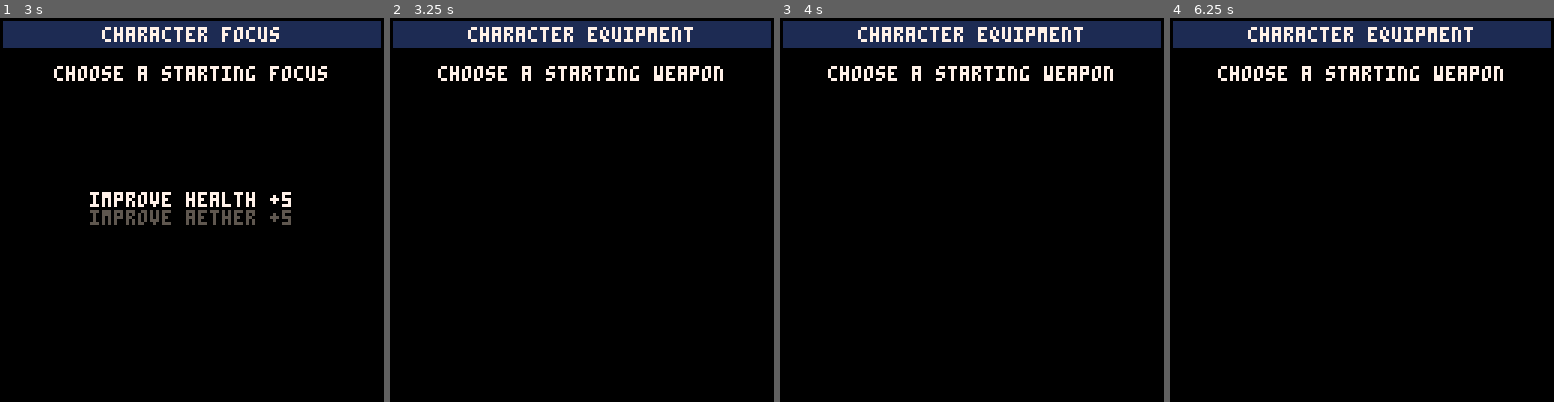
Above: before the commit, frames 1-4 (left to right).
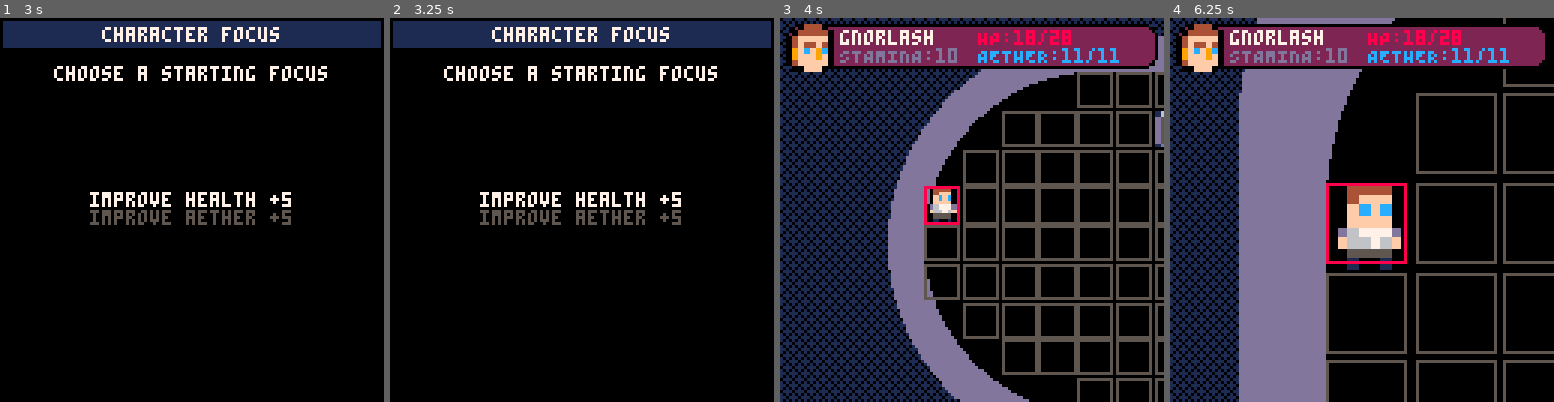
Above: after the commit, the same moments.

Repository: bancliffe/arena
Game: PICO-8 cartridge arena.p8
Same seed, same stepped clock (60 frames per second), same inputs: the game is played once before the commit and once after it.
Inputs:
- Up to frame 1 (3 s): tap O (Z key) at 0.33, 0.7, 1.43, 2.22 s; tap X (X key) at 1.07, 2.07, 2.4, 2.73 s; hold Left 1.97-2.37 s; hold Down 2.42-2.82 s; hold Right from 2.87 s (still down)
- Up to frame 2 (3.25 s): keep holding Right; tap X (X key) at 3.07 s; tap O (Z key) at 3.1 s
- Up to frame 3 (4 s): tap X (X key) at 3.4, 3.73 s; release Right at 3.53 s; hold Up from 3.58 s (still down); tap O (Z key) at 3.98 s
- Up to frame 4 (6.25 s): tap X (X key) every 0.33 s from 4.07 to 6.07 s; release Up at 4.08 s; hold Right 4.13-4.53 s; hold Down 4.58-5.08 s; tap O (Z key) at 4.87, 5.75 s; hold Left 5.13-5.8 s; hold Up 5.85-6.18 s; hold Left from 6.23 s (still down)

Frame 1 is identical in both runs. In frame 2, 3.8% of the frame differs, in the area x 12-87%, y 2-54%; in frame 3, 53%, in the area x 0-100%, y 0-100%; in frame 4, 51%.

Commit message:
Refactor character management: move character and enemy functions to game_data.lua, remove character.lua, and update arena initialization; add starting bonus, focus, and weapon popups

Diff:
--- a/arena.p8
+++ b/arena.p8
@@ -3,33 +3,12 @@
 __lua__
 #include main.lua
 #include utils.lua
-#include character.lua
+#include game_data.lua
 #include screens\screen_arena.lua
 #include screens\screen_menu.lua
-…(24 lines of a section not shown)…
+#include screens\popups\starting_bonus.lua
+#include screens\popups\starting_focus.lua
+#include screens\popups\starting_weapon.lua
 
 
 
--- a/character.lua
+++ b/game_data.lua
@@ -107,6 +107,7 @@
         w.speed=tonum(weapon_fields[6])
         w.traits=split(weapon_fields[7],";")
         add(weapons,w)
+        log("loaded weapon: "..w.name)
     end
     return weapons
 end
--- /dev/null
+++ b/screens/popups/starting_bonus.lua
@@ -0,0 +1,34 @@
+function popup_starting_bonus_update()
+    choices={"dodge", "athletics", "endurance", "resolve","medicine", "stealth"}
+    if btnp(⬆️) then
+        chosen_stat=mid(1,chosen_stat-1,#choices)
+    end
+    if btnp(⬇️) then
+        chosen_stat=mid(1,chosen_stat+1,#choices)
+    end
+    if btnp(❎) then
+        local stat=choices[chosen_stat]
+        player_character.skills[choices[chosen_stat]]+=10
+
+        -- close popup
+        _update=popup_starting_focus_update
+        _draw=popup_starting_focus_draw
+        chosen_stat=1
+    end
+    if btnp(🅾️) then
+        -- close popup without choosing
+        _update=screen_menu_update
+        _draw=screen_menu_draw
+    end
+end
+
+function popup_starting_bonus_draw()
+    cls(0)
+    rectfill(1,1,126,9,1)
+    printc("character background",64,3,7)
+    printc("choose a stat to receive a +10",64,16,7)
+    printc("starting bonus",64,22,7)
+    for i=1,#choices do
+        printc(choices[i],64,58+(i-1)*6,chosen_stat==i and 7 or 5)
+    end
+end
--- /dev/null
+++ b/screens/popups/starting_focus.lua
@@ -0,0 +1,32 @@
+function popup_starting_focus_update()
+    choices={"health_max", "aether_max"}
+    if btnp(⬆️) then
+        chosen_stat=mid(1,chosen_stat-1,#choices)
+    end
+    if btnp(⬇️) then
+        chosen_stat=mid(1,chosen_stat+1,#choices)
+    end
+    if btnp(❎) then
+        local stat=choices[chosen_stat]
+        player_character[choices[chosen_stat]]+=5
+
+        -- close popup
+        _update=popup_starting_weapon_update
+        _draw=popup_starting_weapon_draw
+    end
+    if btnp(🅾️) then
+        -- go back a step and reset character
+        player_character = make_character()
+        _update=popup_starting_bonus_update
+        _draw=popup_starting_bonus_draw
+    end
+end
+
+function popup_starting_focus_draw()
+    cls(0)
+    rectfill(1,1,126,9,1)
+    printc("character focus",64,3,7)
+    printc("choose a starting focus",64,16,7)
+    printc("improve health +5",64,58,chosen_stat==1 and 7 or 5)
+    printc("improve aether +5",64,64,chosen_stat==2 and 7 or 5)
+end
--- /dev/null
+++ b/screens/popups/starting_weapon.lua
@@ -0,0 +1,19 @@
+
+function popup_starting_weapon_update()
+    if btnp(❎) then
+        _update=screen_arena_update
+        _draw=screen_arena_draw
+    end
+
+    if btnp(🅾️) then
+        _update=popup_starting_focus_update
+        _draw=popup_starting_focus_draw
+    end
+end
+
+function popup_starting_weapon_draw()
+    cls(0)
+    rectfill(1,1,126,9,1)
+    printc("character equipment",64,3,7)
+    printc("choose a starting weapon",64,16,7)
+end
--- a/screens/screen_arena.lua
+++ b/screens/screen_arena.lua
@@ -1,6 +1,7 @@
 function screen_arena_init()
     make_map()
     create_character()
+    load_weapons()
     setup_match("intro")
 
     -- zoom variables
@@ -219,83 +220,3 @@
 
     palt()
 end
-
-function popup_starting_bonus_update()
-    choices={"dodge", "athletics", "endurance", "resolve","medicine", "stealth"}
-    if btnp(⬆️) then
-        chosen_stat=mid(1,chosen_stat-1,#choices)
-    end
-    if btnp(⬇️) then
-        chosen_stat=mid(1,chosen_stat+1,#choices)
-    end
-    if btnp(❎) then
-        local stat=choices[chosen_stat]
-        player_character.skills[choices[chosen_stat]]+=10
-
-        -- close popup
-        _update=popup_starting_focus_update
-        _draw=popup_starting_focus_draw
-        chosen_stat=1
-    end
-    if btnp(🅾️) then
-        -- close popup without choosing
-        _update=screen_menu_update
-        _draw=screen_menu_draw
-    end
-end
-
-function popup_starting_bonus_draw()
-    cls(0)
-    rectfill(1,1,126,9,1)
-    printc("character background",64,3,7)
-    printc("choose a stat to receive a +10",64,16,7)
-    printc("starting bonus",64,22,7)
-    for i=1,#choices do
-        printc(choices[i],64,58+(i-1)*6,chosen_stat==i and 7 or 5)
-    end
-end
-
-function popup_starting_focus_update()
-    choices={"health_max", "aether_max"}
-    if btnp(⬆️) then
-        chosen_stat=mid(1,chosen_stat-1,#choices)
-    end
-    if btnp(⬇️) then
-        chosen_stat=mid(1,chosen_stat+1,#choices)
-    end
-    if btnp(❎) then
-        local stat=choices[chosen_stat]
-        player_character[choices[chosen_stat]]+=5
-
-        -- close popup
-        _update=popup_starting_weapon_update
-        _draw=popup_starting_weapon_draw
-    end
-    if btnp(🅾️) then
-        -- go back a step and reset character
-        player_character = make_character()
-        _update=popup_starting_bonus_update
-        _draw=popup_starting_bonus_draw
-    end
-end
-
-function popup_starting_focus_draw()
-    cls(0)
-    rectfill(1,1,126,9,1)
-    printc("character focus",64,3,7)
-    printc("choose a starting focus",64,16,7)
-    printc("improve health +5",64,58,chosen_stat==1 and 7 or 5)
-    printc("improve aether +5",64,64,chosen_stat==2 and 7 or 5)
-end
-
-function popup_starting_weapon_update()
-    -- to be implemented
-end
-
-function popup_starting_weapon_draw()
-    cls(0)
-    rectfill(1,1,126,9,1)
-    printc("character equipment",64,3,7)
-    printc("choose a starting weapon",64,16,7)
-
-end
Not shown, changed: 56 lines of the sprite sheet (__gfx__) section of arena.p8
Not shown, changed: log.txt
